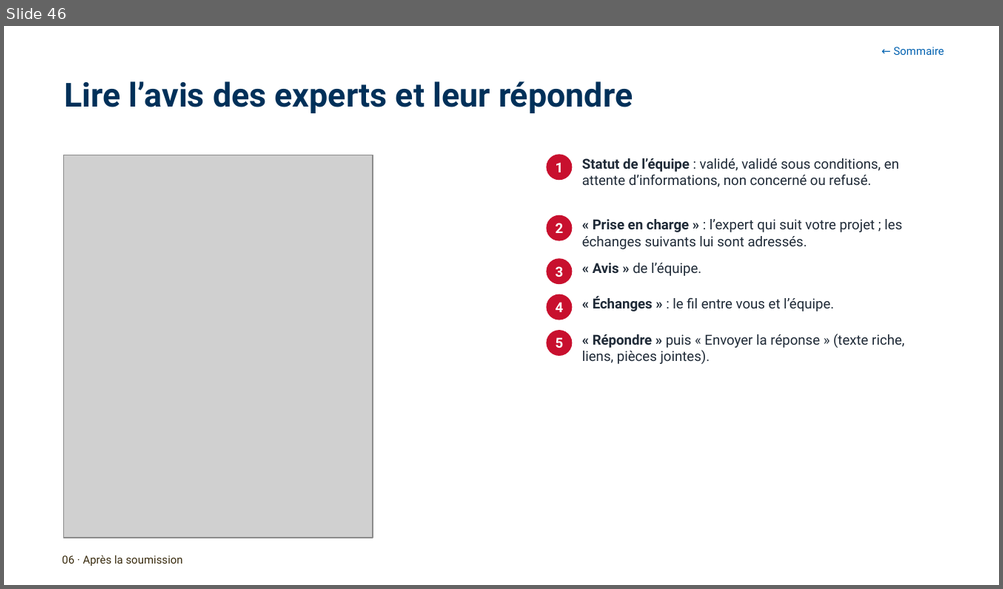
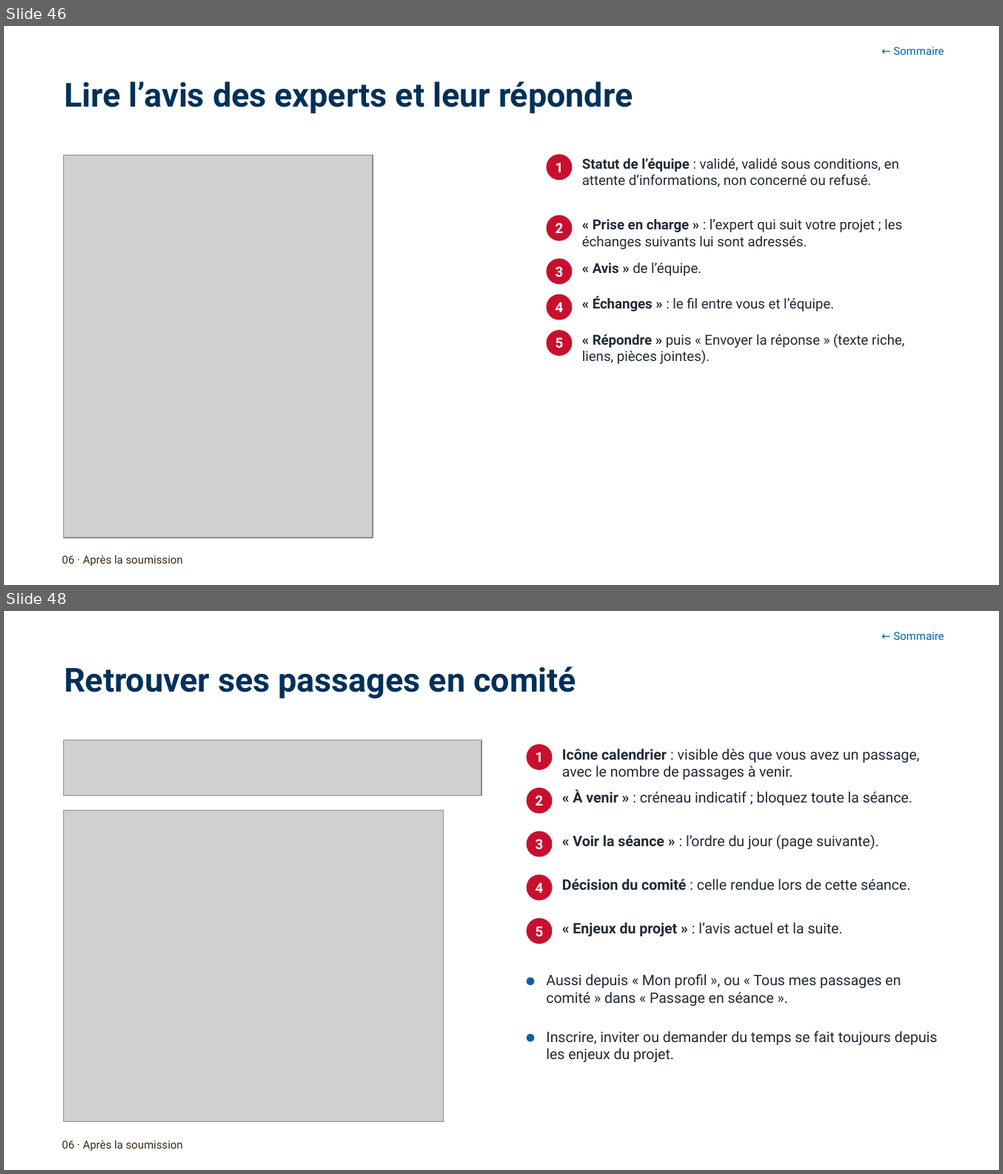
Before and after one commit to antoinelmariel-ux/ProjectNavigator, a slide deck: docs/Project Navigator _ Manuel Chef de Project.pptx. Shown one above the other, each under a label of ours: slide 46 before the commit, slides 46 and 48 after it; the slides between them are not shown. The pictures are 1003x589 and 1003x1174 pixels, drawn with LibreOffice and Linux fonts; fonts in the diff are those of the drawing; grey boxes stand for pictures; background and template pictures are left out. Boxes give left, top, right and bottom in pixels: in the first picture for what was removed or moved away, otherwise in the second. Text is boxed around its words. In the diff, an @@ line names an element or a change of style, - is before the commit and + after.

```diff
--- a/docs/Project Navigator _ Manuel Chef de Project.pptx
+++ b/docs/Project Navigator _ Manuel Chef de Project.pptx
@@ slide 48 added at bbox=[4, 611, 999, 1170], background #FFFFFF @@
@@ text added at bbox=[893, 632, 944, 640], 8 pt, text #0061B0 @@
+← Sommaire
@@ title added at bbox=[64, 667, 576, 699], 24 pt, text #003059, bold @@
+Retrouver ses passages en comité
@@ picture added at bbox=[64, 741, 481, 796] @@
@@ ellipse added at bbox=[526, 744, 552, 770], fill #C8102E, 10 pt, text #FFFFFF, bold @@
+1
@@ text added at bbox=[562, 749, 919, 780], 10.5 pt, text #1F2A37 @@
+Icône calendrier : visible dès que vous avez un passage, avec le nombre de passages à venir.
@@ ellipse added at bbox=[526, 788, 552, 814], fill #C8102E, 10 pt, text #FFFFFF, bold @@
+2
@@ text added at bbox=[572, 789, 912, 806], 10.5 pt, text #1F2A37 @@
+« À venir » : créneau indicatif ; bloquez toute la séance.
@@ picture added at bbox=[64, 811, 444, 1122] @@
@@ ellipse added at bbox=[526, 831, 552, 857], fill #C8102E, 10 pt, text #FFFFFF, bold @@
+3
@@ text added at bbox=[572, 834, 879, 850], 10.5 pt, text #1F2A37 @@
+« Voir la séance » : l’ordre du jour (page suivante).
@@ ellipse added at bbox=[526, 874, 552, 900], fill #C8102E, 10 pt, text #FFFFFF, bold @@
+4
@@ text added at bbox=[562, 879, 910, 891], 10.5 pt, text #1F2A37 @@
+Décision du comité : celle rendue lors de cette séance.
@@ ellipse added at bbox=[526, 918, 552, 944], fill #C8102E, 10 pt, text #FFFFFF, bold @@
+5
@@ text added at bbox=[572, 923, 842, 937], 10.5 pt, text #1F2A37 @@
+« Enjeux du projet » : l’avis actuel et la suite.
@@ ellipse added at bbox=[526, 978, 534, 986], fill #0061B0 @@
@@ text added at bbox=[546, 974, 900, 1006], 10.5 pt, text #1F2A37 @@
+Aussi depuis « Mon profil », ou « Tous mes passages en comité » dans « Passage en séance ».
@@ text added at bbox=[546, 1031, 937, 1062], 10.5 pt, text #1F2A37 @@
+Inscrire, inviter ou demander du temps se fait toujours depuis les enjeux du projet.
@@ ellipse added at bbox=[526, 1034, 534, 1042], fill #0061B0 @@
@@ text added at bbox=[62, 1140, 183, 1151], 8 pt, text #37290C @@
+06 · Après la soumission
```
Also in this commit, not shown: 3 slides changed, 1 other slide added, 1 other file.
